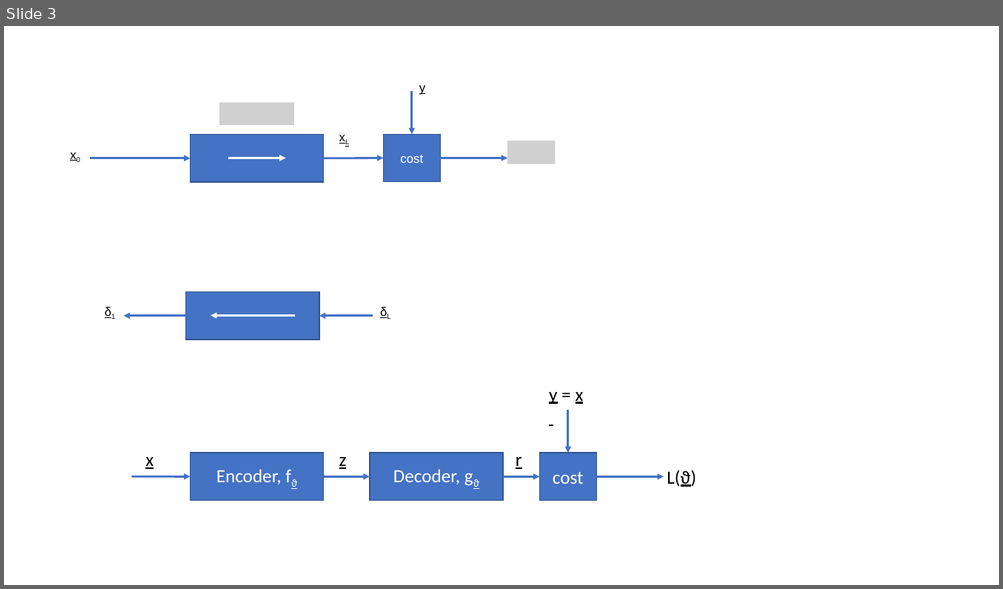
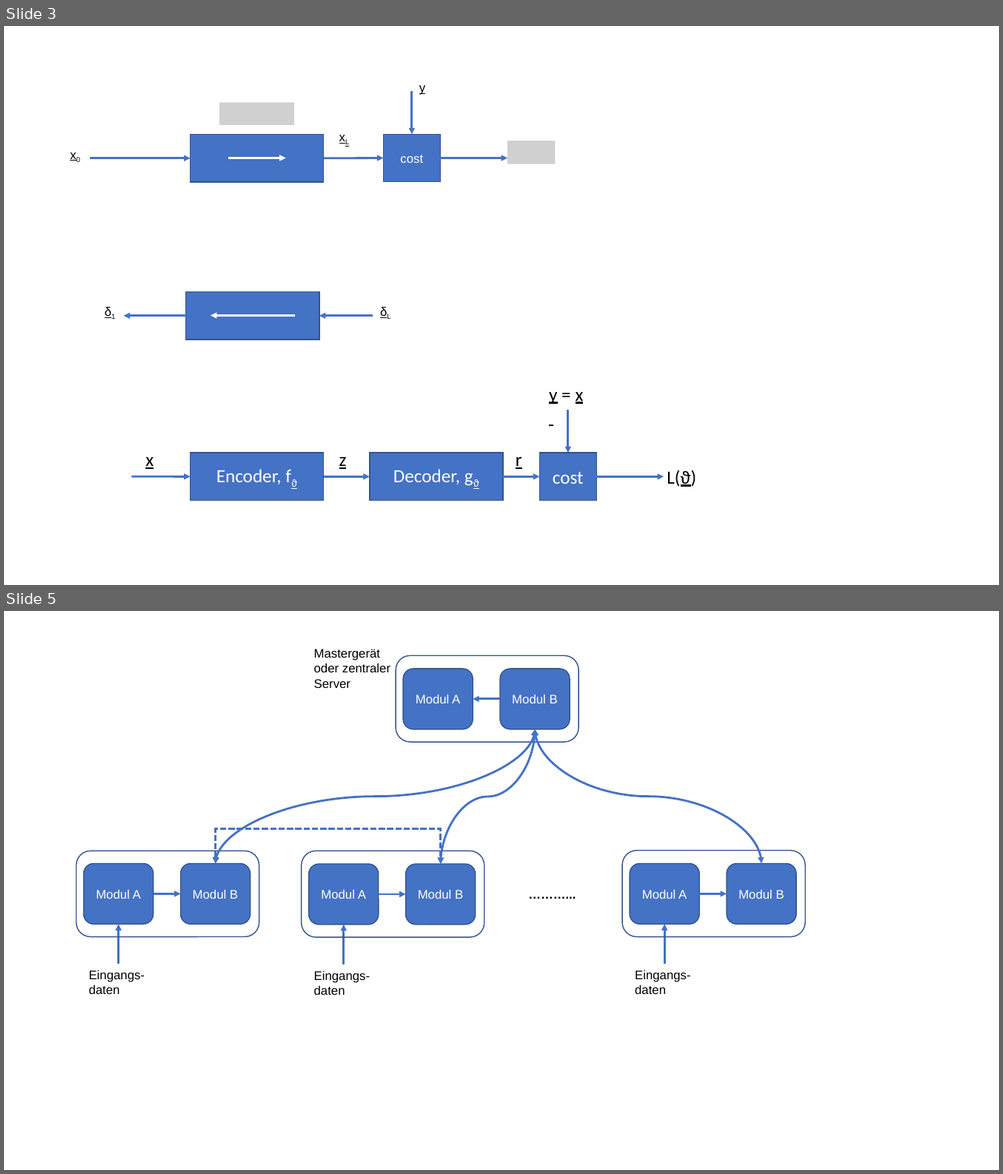
Before and after one commit to simonbuerste/Masterarbeit, a slide deck: Dokumentation/Graphiken.pptx. Shown one above the other, each under a label of ours: slide 3 before the commit, slides 3 and 5 after it; the slides between them are not shown. The pictures are 1003x589 and 1003x1174 pixels, drawn with LibreOffice and Linux fonts; fonts in the diff are those of the drawing; grey boxes stand for pictures. Boxes give left, top, right and bottom in pixels: in the first picture for what was removed or moved away, otherwise in the second. Text is boxed around its words. In the diff, an @@ line names an element or a change of style, - is before the commit and + after.

```diff
--- a/Dokumentation/Graphiken.pptx
+++ b/Dokumentation/Graphiken.pptx
@@ slide 5 added at [4,611,999,1170], background #FFFFFF @@
@@ text added at [314,649,390,688], 12 pt, text #000000 @@
+Mastergerät oder zentraler Server
@@ rounded rectangle added at [395,655,578,742], outline #325491 1 pt @@
@@ rounded rectangle added at [403,669,472,729], fill #4472C4, outline #325491 1 pt, 12 pt, text #FFFFFF @@
+Modul A
@@ rounded rectangle added at [500,669,569,729], fill #4472C4, outline #325491 1 pt, 12 pt, text #FFFFFF @@
+Modul B
@@ arrow added from (500, 699) to (472, 699), #4472C4 2 pt @@
@@ curved double arrow added from (215, 864) to (535, 729), #4472C4 2 pt @@
@@ curved double arrow added from (441, 864) to (535, 729), #4472C4 2 pt @@
@@ curved double arrow added from (535, 729) to (761, 864), #4472C4 2 pt @@
@@ elbow double arrow added from (215, 864) to (441, 864), #4472C4 2 pt dashed @@
@@ rounded rectangle added at [77,851,259,937], outline #325491 1 pt @@
@@ rounded rectangle added at [301,851,484,938], outline #325491 1 pt @@
@@ rounded rectangle added at [623,851,805,937], outline #325491 1 pt @@
@@ rounded rectangle added at [84,864,153,924], fill #4472C4, outline #325491 1 pt, 12 pt, text #FFFFFF @@
+Modul A
@@ rounded rectangle added at [181,864,250,924], fill #4472C4, outline #325491 1 pt, 12 pt, text #FFFFFF @@
+Modul B
@@ rounded rectangle added at [308,864,378,924], fill #4472C4, outline #325491 1 pt, 12 pt, text #FFFFFF @@
+Modul A
@@ rounded rectangle added at [405,864,475,924], fill #4472C4, outline #325491 1 pt, 12 pt, text #FFFFFF @@
+Modul B
@@ rounded rectangle added at [629,864,699,924], fill #4472C4, outline #325491 1 pt, 12 pt, text #FFFFFF @@
+Modul A
@@ rounded rectangle added at [726,864,796,924], fill #4472C4, outline #325491 1 pt, 12 pt, text #FFFFFF @@
+Modul B
@@ arrow added from (153, 894) to (181, 894), #4472C4 2 pt @@
@@ arrow added from (378, 894) to (405, 894), #4472C4 2 pt @@
@@ text added at [521,883,586,906], 12 pt, text #000000, bold @@
+………...
@@ arrow added from (700, 894) to (726, 894), #4472C4 2 pt @@
@@ arrow added from (118, 964) to (118, 924), #4472C4 2 pt @@
@@ arrow added from (344, 965) to (344, 925), #4472C4 2 pt @@
@@ arrow added from (664, 964) to (664, 924), #4472C4 2 pt @@
@@ text added at [89,971,145,994], 12 pt, text #000000 @@
+Eingangs-daten
@@ text added at [314,971,370,995], 12 pt, text #000000 @@
+Eingangs-daten
@@ text added at [634,971,691,994], 12 pt, text #000000 @@
+Eingangs-daten
```
Also in this commit, not shown: 1 slide changed, 1 other file.
